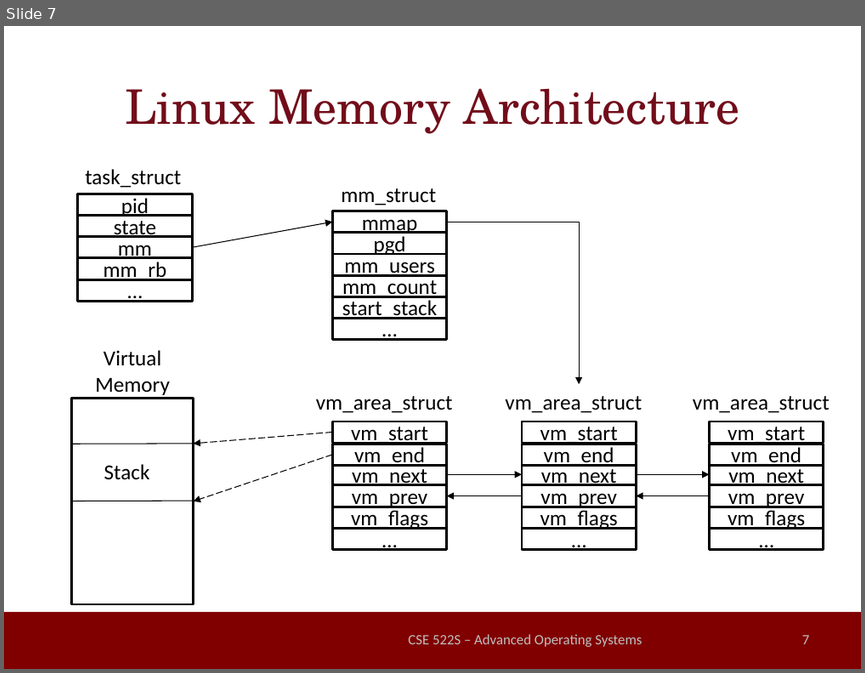
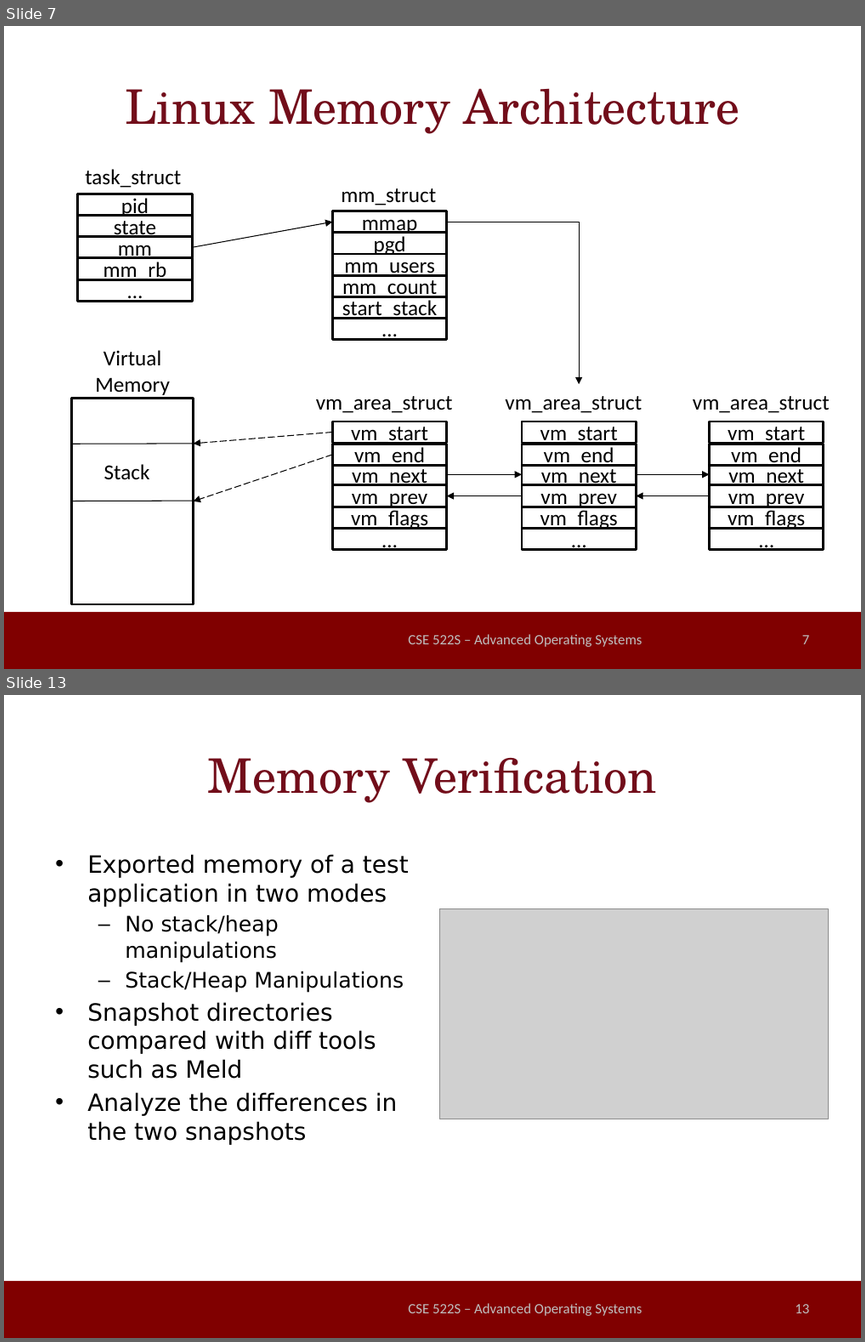
Before and after one commit to millerrt3/LinuxSuspendable, a slide deck: final_presentation.pptx. Shown one above the other, each under a label of ours: slide 7 before the commit, slides 7 and 13 after it; the slides between them are not shown. The pictures are 865x673 and 865x1342 pixels, drawn with LibreOffice and Linux fonts; fonts in the diff are those of the drawing; grey boxes stand for pictures; background and template pictures are left out. Boxes give left, top, right and bottom in pixels: in the first picture for what was removed or moved away, otherwise in the second. Text is boxed around its words. In the diff, an @@ line names an element or a change of style, - is before the commit and + after.

```diff
--- a/final_presentation.pptx
+++ b/final_presentation.pptx
@@ slide 13 added at <box>4,695,861,1338</box>, background #FFFFFF; not listed: 1 template element that a slide beside it also shows @@
@@ title added at <box>208,757,657,803</box>, 40 pt, text #720D1A @@
+Memory Verification
@@ text added at <box>87,854,409,1145</box>, 20 pt, text #000000 @@
+• Exported memory of a test application in two modes
+  – No stack/heap manipulations
+  – Stack/Heap Manipulations
+• Snapshot directories compared with diff tools such as Meld
+• Analyze the differences in the two snapshots
@@ picture added at <box>439,909,828,1119</box> @@
@@ text added at <box>408,1303,642,1315</box>, 12 pt, text #BFBFBF @@
+CSE 522S – Advanced Operating Systems
@@ page number added at <box>794,1304,809,1313</box>, 12 pt, text #BFBFBF @@
+13
```
Also in this commit, not shown: 8 slides changed, 3 other slides added, 1 other file.
